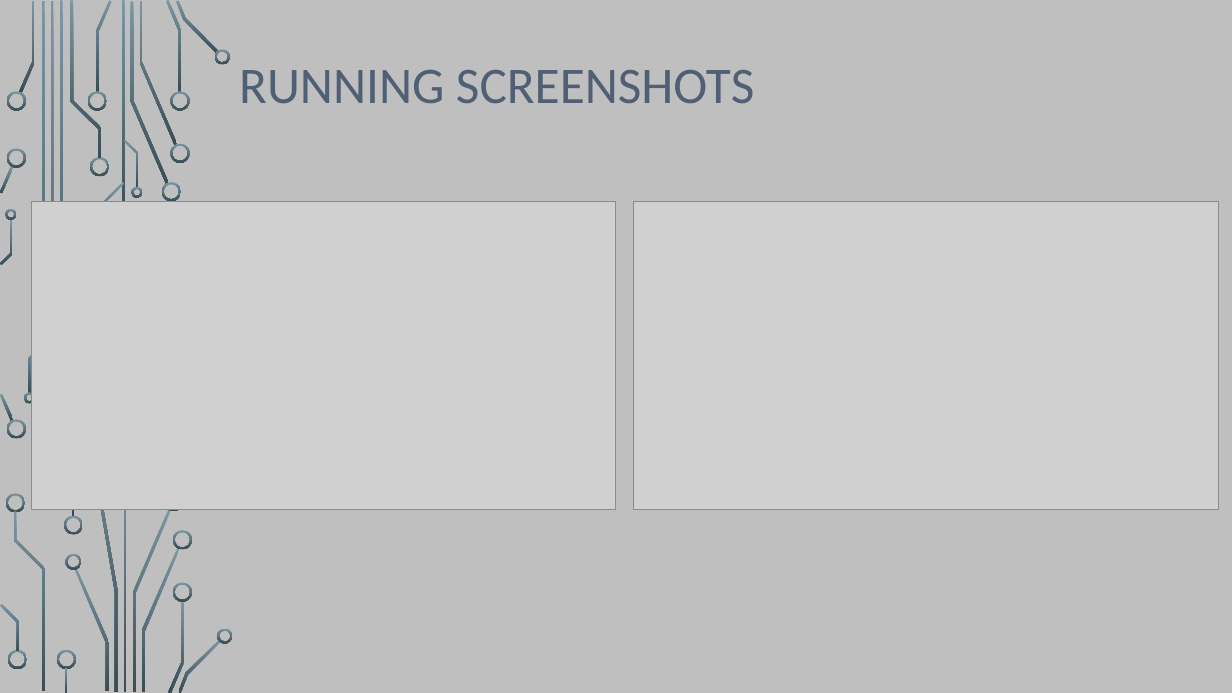
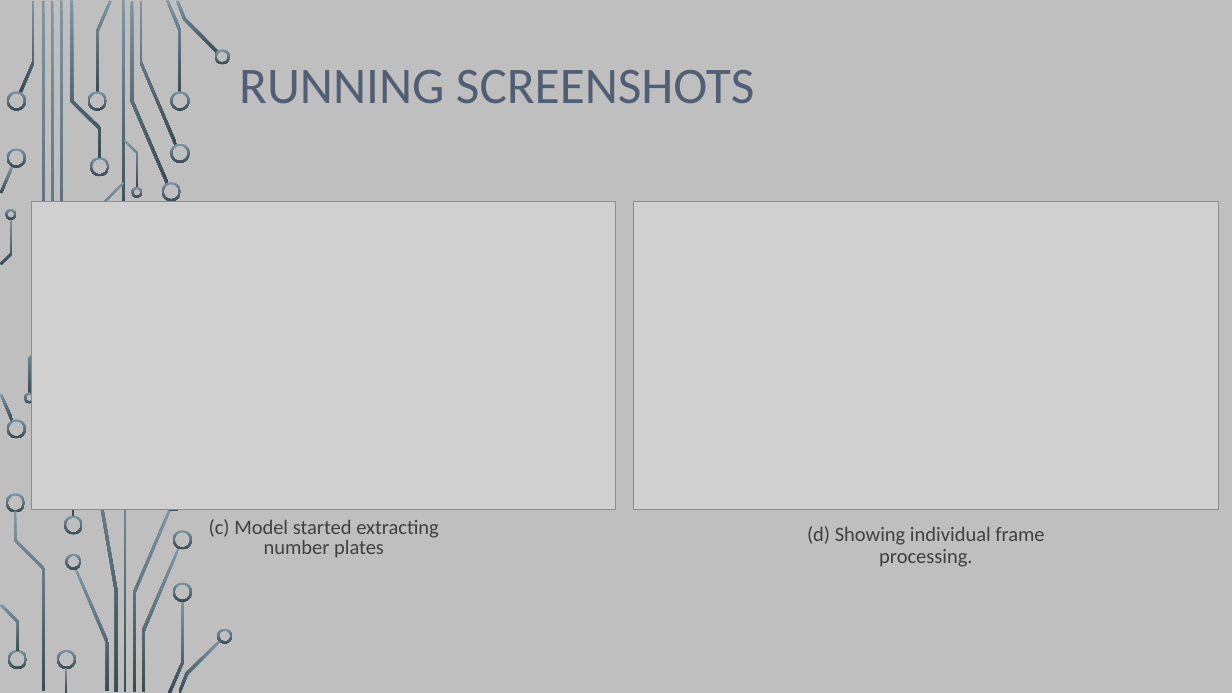
Before and after one commit to motasimmakki/Number-Plate-Recognition-With-DB-Connectivity-Using-YOLO-V8, a slide deck: slide 12 of Docs_Work/presentation.pptx. Drawn at 1232x693 pixels with LibreOffice and Linux fonts; fonts in the diff are those of the drawing; grey boxes stand for pictures; background and template pictures are left out. Boxes give left, top, right and bottom in pixels: in the first picture for what was removed or moved away, otherwise in the second. Text is boxed around its words. In the diff, an @@ line names an element or a change of style, - is before the commit and + after.

```diff
--- a/Docs_Work/presentation.pptx
+++ b/Docs_Work/presentation.pptx
@@ text added at (209,519,439,557), 16 pt, text #404040 @@
+(c) Model started extracting number plates
@@ text added at (807,526,1044,567), 16 pt, text #404040 @@
+(d) Showing individual frame processing.
```
Also in this commit, not shown: 3 other slides changed, 2 other files.
